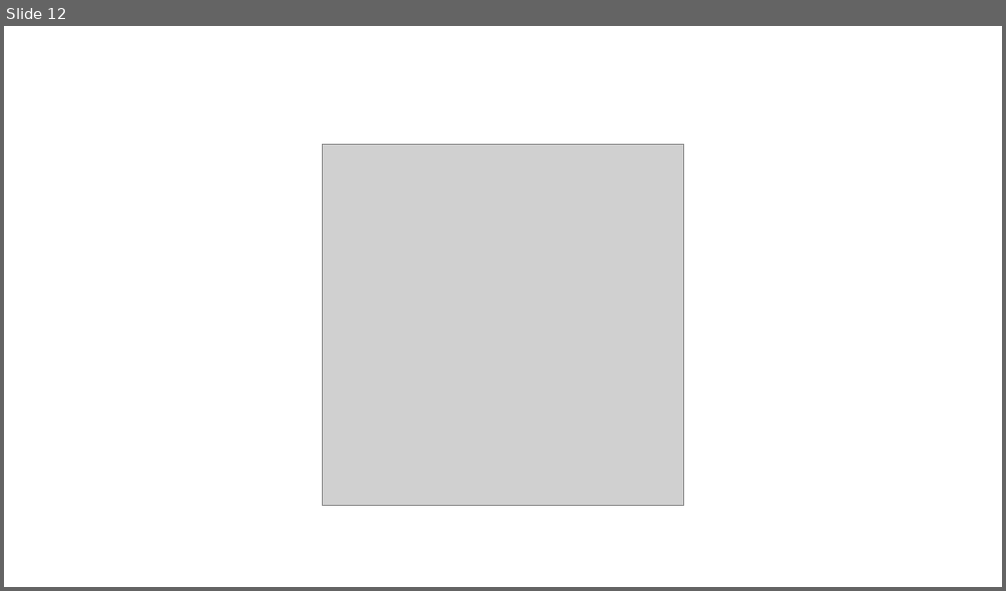
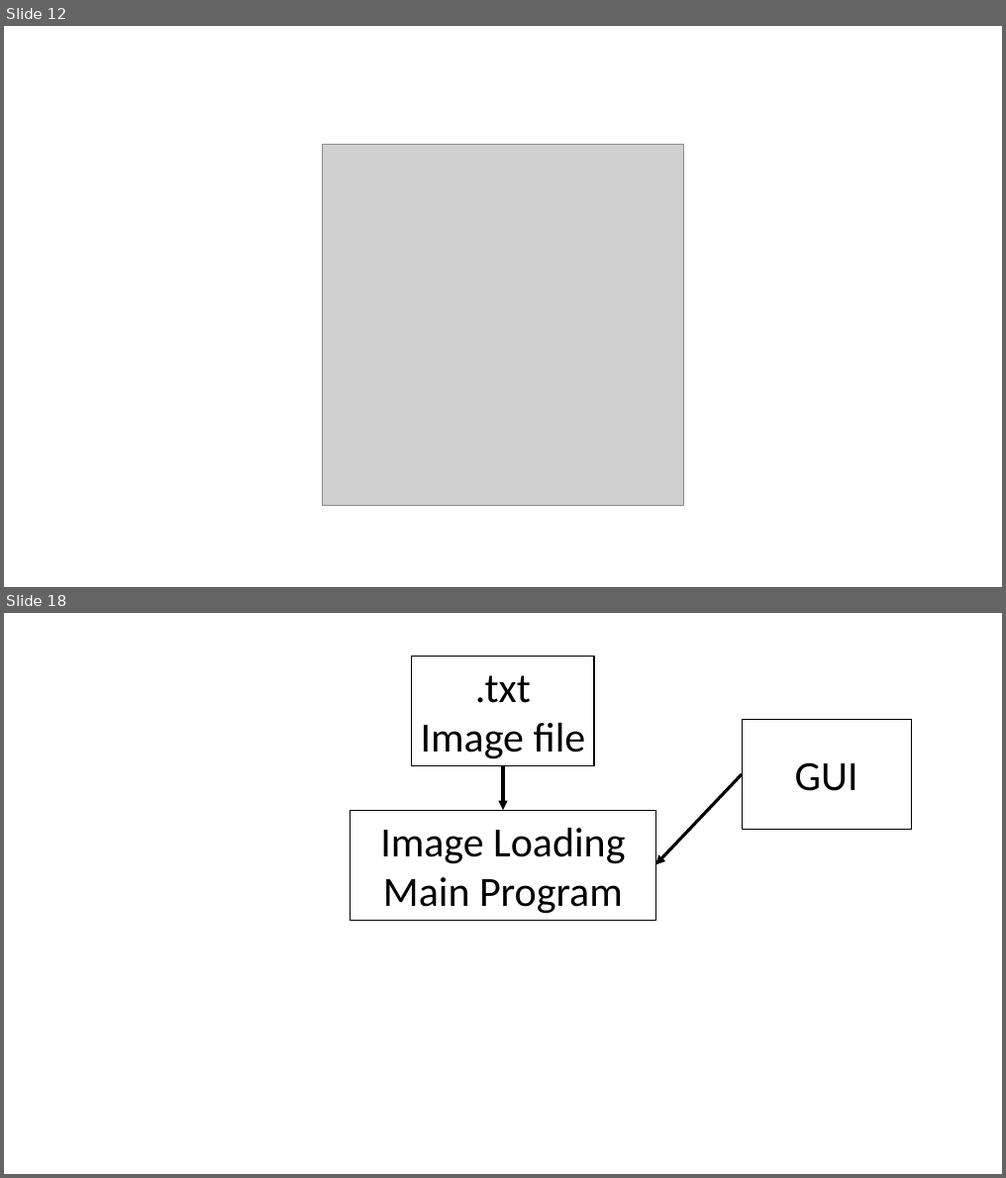
Before and after one commit to iontrapimperial2/Interim-Presentation-Slides, a slide deck: Figures/Figures.pptx. Shown one above the other, each under a label of ours: slide 12 before the commit, slides 12 and 18 after it; the slides between them are not shown. The pictures are 1006x591 and 1006x1178 pixels, drawn with LibreOffice and Linux fonts; fonts in the diff are those of the drawing; grey boxes stand for pictures. Boxes give left, top, right and bottom in pixels: in the first picture for what was removed or moved away, otherwise in the second. Text is boxed around its words. In the diff, an @@ line names an element or a change of style, - is before the commit and + after.

```diff
--- a/Figures/Figures.pptx
+++ b/Figures/Figures.pptx
@@ slide 18 added at (4, 613, 1002, 1174), background #FFFFFF @@
@@ rectangle added at (412, 656, 594, 765), outline #000000 1 pt, 40 pt, text #000000 @@
+.txt Image file
@@ rectangle added at (743, 719, 912, 830), outline #000000 1 pt, 40 pt, text #000000 @@
+GUI
@@ arrow added from (503, 765) to (503, 810), #000000 3 pt @@
@@ arrow added from (743, 774) to (656, 865), #000000 3 pt @@
@@ rectangle added at (350, 810, 656, 920), outline #000000 1 pt, 40 pt, text #000000 @@
+Image Loading Main Program
```
Also in this commit, not shown: 5 other slides added, 51 other files.
